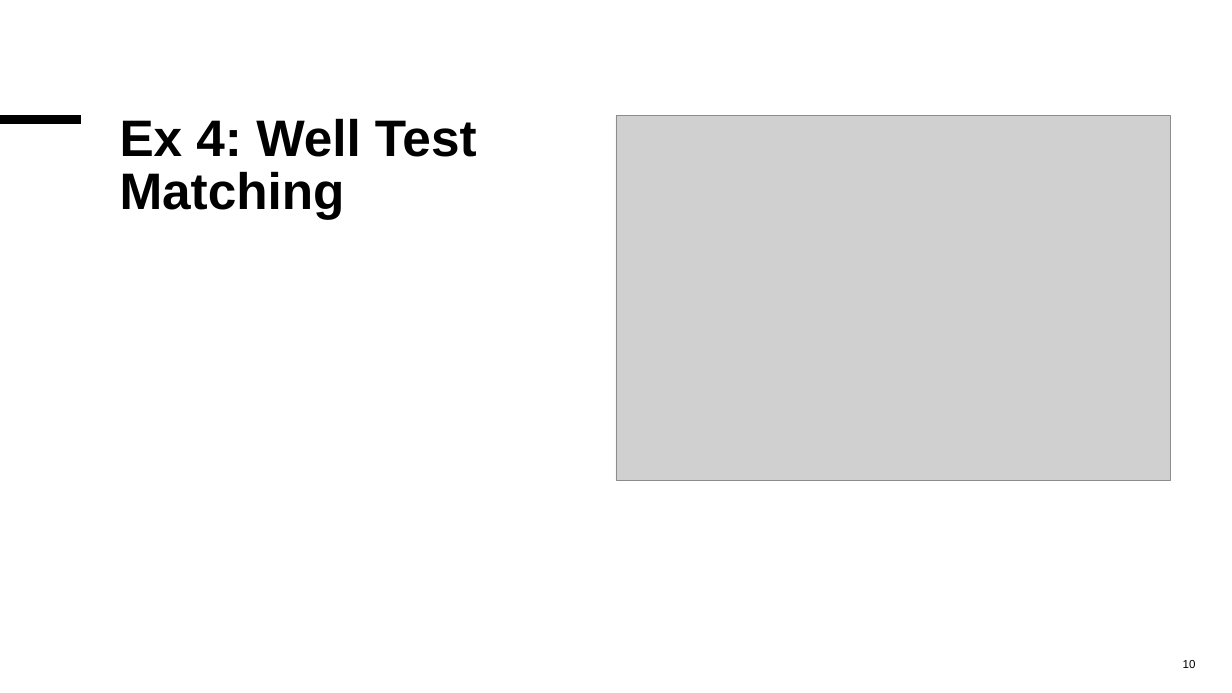
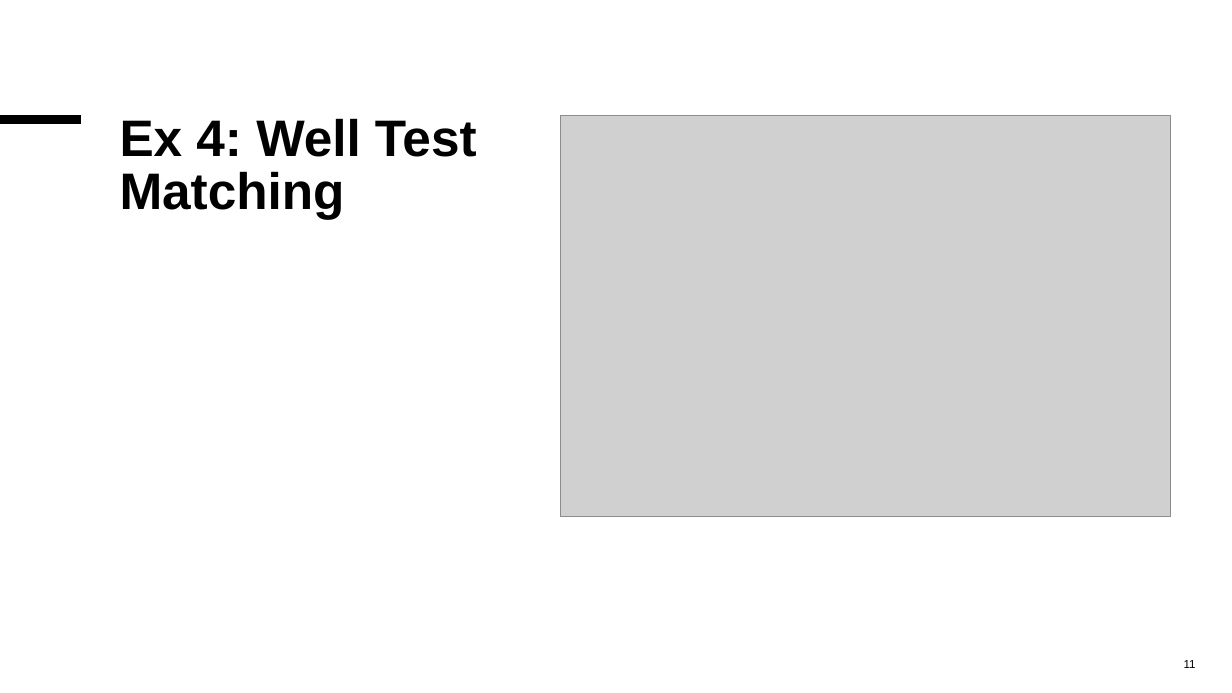
Before and after one commit to MalleBallen/Torgrim-og-Malvin-Gruppeprosjekt, a slide deck: slide 11 of project2/Project 2 Can you hear a reservoir.pptx (slide 10 before the commit). Drawn at 1232x693 pixels with LibreOffice and Linux fonts; fonts in the diff are those of the drawing; grey boxes stand for pictures. Boxes give left, top, right and bottom in pixels: in the first picture for what was removed or moved away, otherwise in the second. Text is boxed around its words. In the diff, an @@ line names an element or a change of style, - is before the commit and + after.

Commit message:
final ppt with added code slides and images

```diff
--- a/project2/Project 2 Can you hear a reservoir.pptx
+++ b/project2/Project 2 Can you hear a reservoir.pptx
@@ picture: place and size @@
-picture at bbox=[616, 116, 1172, 481]
+picture at bbox=[560, 116, 1171, 518]
@@ page number at bbox=[1184, 660, 1196, 668]: text changed @@
-10
+11
```
Also in this commit, not shown: 10 other slides changed, 1 slide added.
